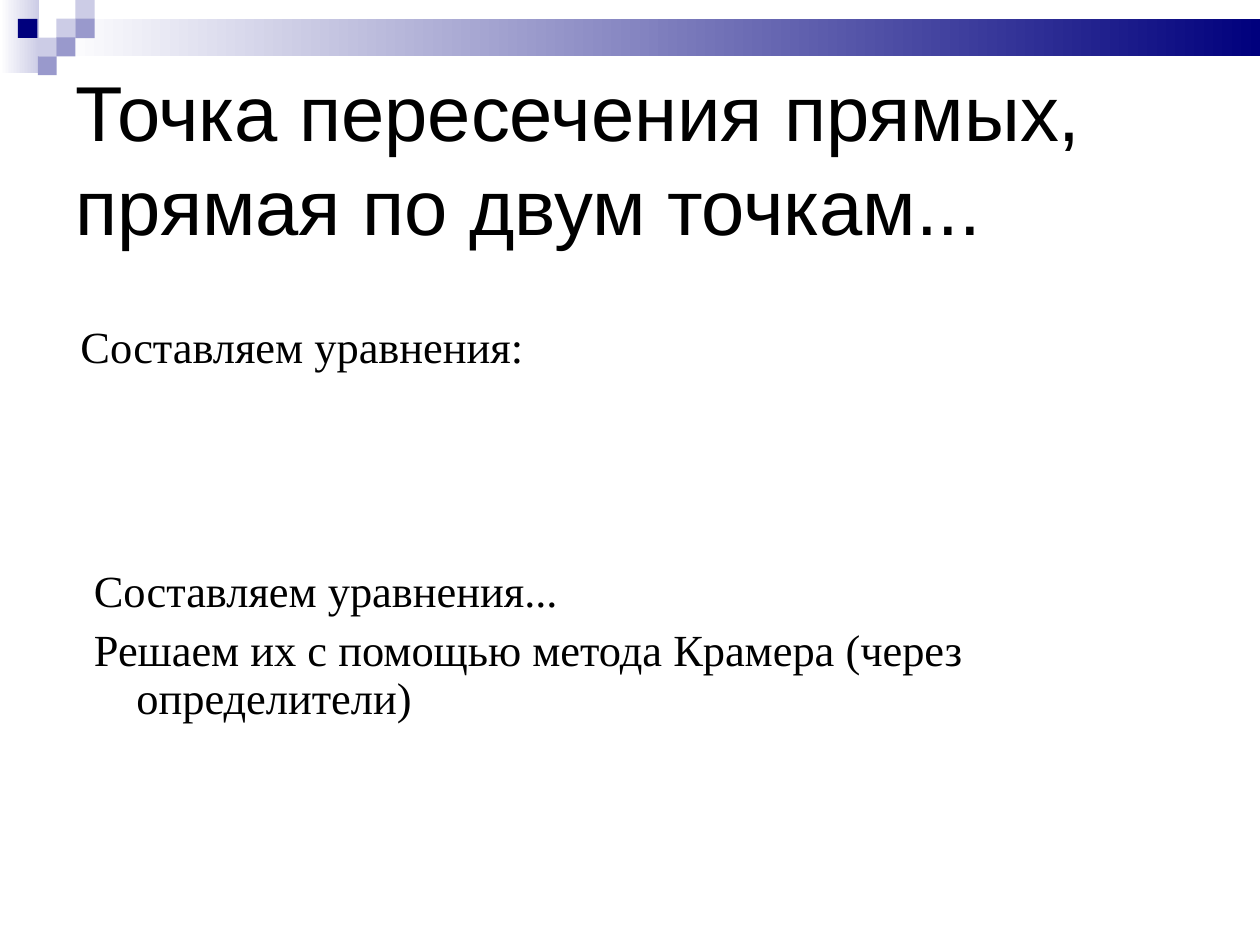
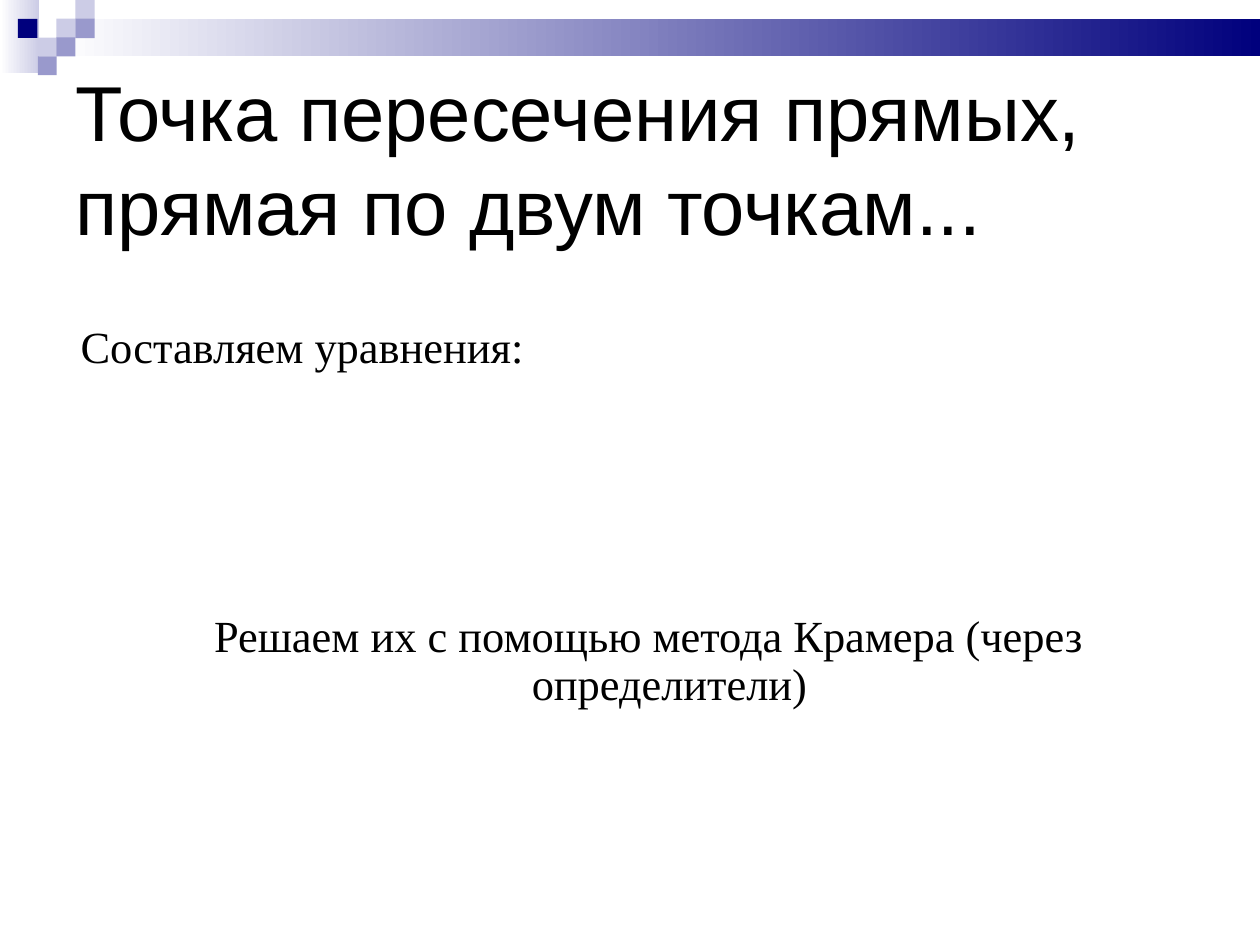
Before and after one commit to Chuvi-w/lisiynos, a slide deck: slide 9 of schedule/Однородные координаты.ppt (slide 7 before the commit). Drawn at 1260x945 pixels with LibreOffice and Linux fonts; fonts in the diff are those of the drawing. Boxes give left, top, right and bottom in pixels: in the first picture for what was removed or moved away, otherwise in the second. Text is boxed around its words. In the diff, an @@ line names an element or a change of style, - is before the commit and + after.

```diff
--- a/schedule/Однородные координаты.ppt
+++ b/schedule/Однородные координаты.ppt
@@ text at [94, 577, 558, 616]: paragraph removed @@
-Составляем уравнения...
@@ text "Решаем их с помощью метода ...": place and size @@
-text "Решаем их с помощью метода ..." at [94, 577, 963, 723]
+text "Решаем их с помощью метода ..." at [214, 621, 1083, 709]
@@ text "Решаем их с помощью метода ..." at [214, 621, 1083, 709]: alignment left to centre @@
```
Also in this commit, not shown: 1 other slide changed, 5 slides added, 3 slides removed, 4 other files.
